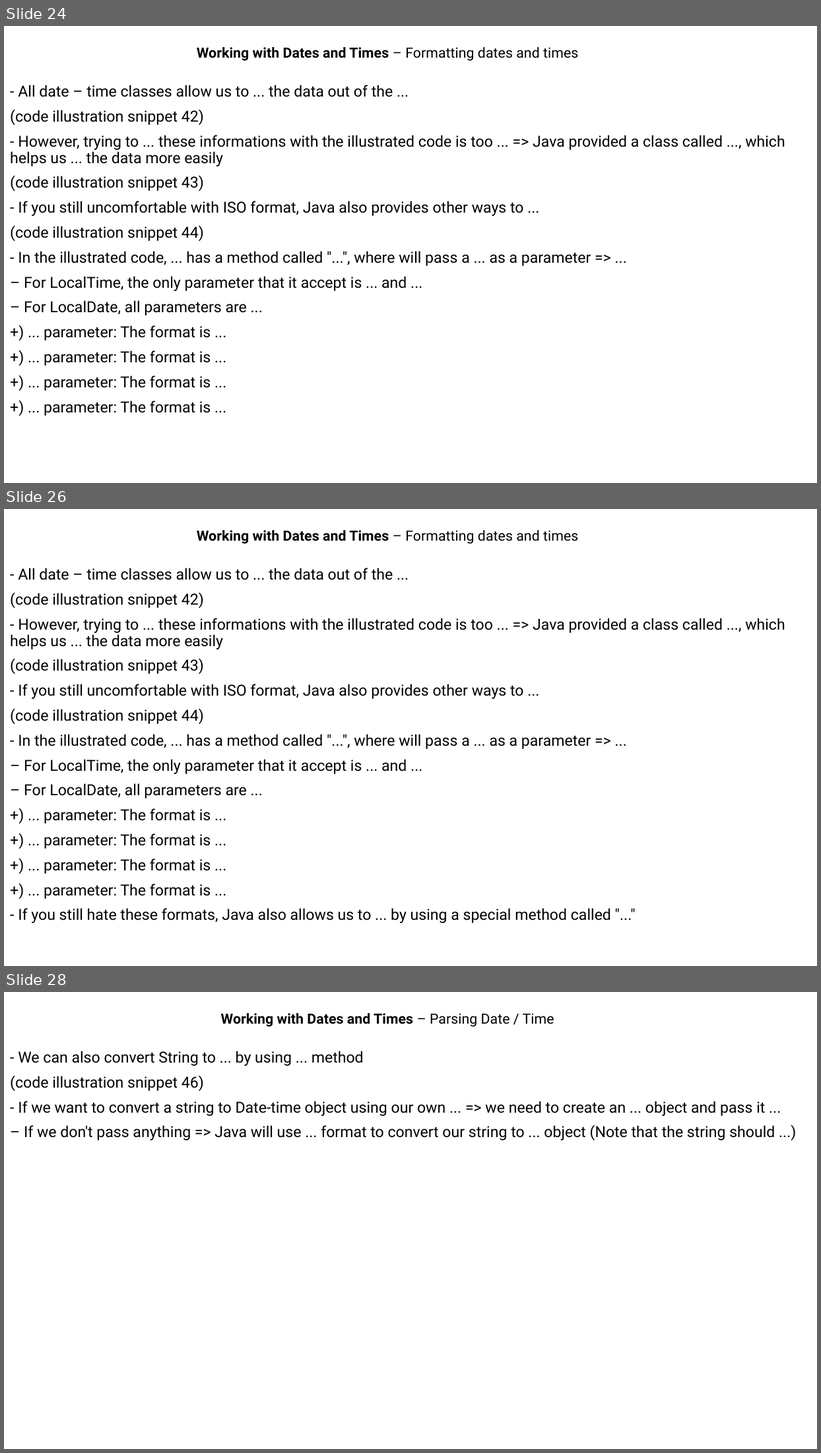
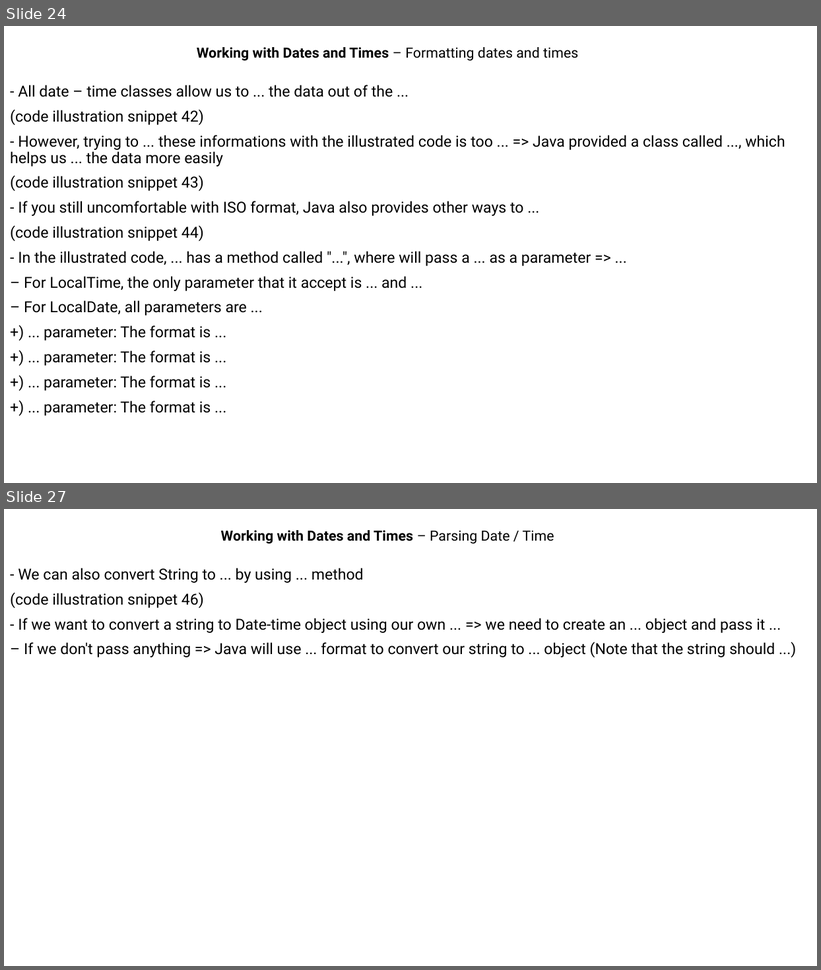
Before and after one commit to MaiDinhVinh/CS-Java, a slide deck: self-study resources/J8SE1/Chapter 3 - Core Java APIs.pptx. Shown one above the other, each under a label of ours: slides 24, 26 and 28 before the commit, slides 24 and 27 after it; the slides between them are not shown. The pictures are 821x1453 and 821x970 pixels, drawn with LibreOffice and Linux fonts; fonts in the diff are those of the drawing. Boxes give left, top, right and bottom in pixels: in the first picture for what was removed or moved away, otherwise in the second. Text is boxed around its words. In the diff, an @@ line names an element or a change of style, - is before the commit and + after.

```diff
--- a/self-study resources/J8SE1/Chapter 3 - Core Java APIs.pptx
+++ b/self-study resources/J8SE1/Chapter 3 - Core Java APIs.pptx
@@ slide 26 removed at (x1=4, y1=509, x2=817, y2=966), background #FFFFFF @@
@@ subtitle removed at (x1=197, y1=530, x2=578, y2=544) @@
-Working with Dates and Times – Formatting dates and times
@@ text removed at (x1=10, y1=568, x2=785, y2=923) @@
-- All date – time classes allow us to ... the data out of the ...
-(code illustration snippet 42)
-- However, trying to ... these informations with the illustrated code is too ... => Java provided a class called ..., which helps us ... the data more easily
-(code illustration snippet 43)
-- If you still uncomfortable with ISO format, Java also provides other ways to ...
-(code illustration snippet 44)
-- In the illustrated code, ... has a method called "...", where will pass a ... as a parameter => ...
-– For LocalTime, the only parameter that it accept is ... and ...
-– For LocalDate, all parameters are ...
-+) ... parameter: The format is ...
-+) ... parameter: The format is ...
-+) ... parameter: The format is ...
-+) ... parameter: The format is ...
-- If you still hate these formats, Java also allows us to ... by using a special method called "..."
@@ what was slide 28 is now slide 27 @@
```
Also in this commit, not shown: 1 slide changed.
